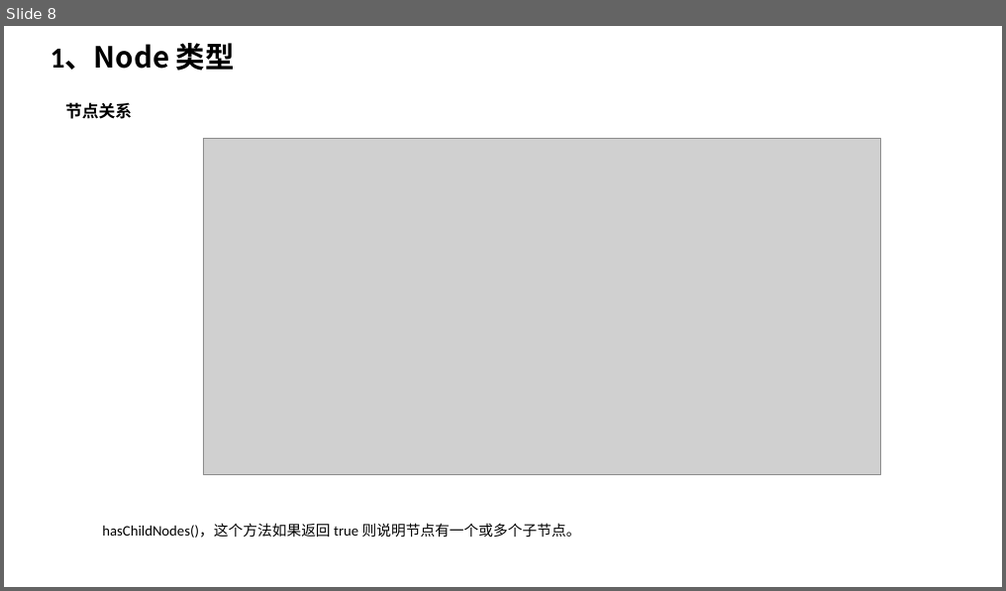
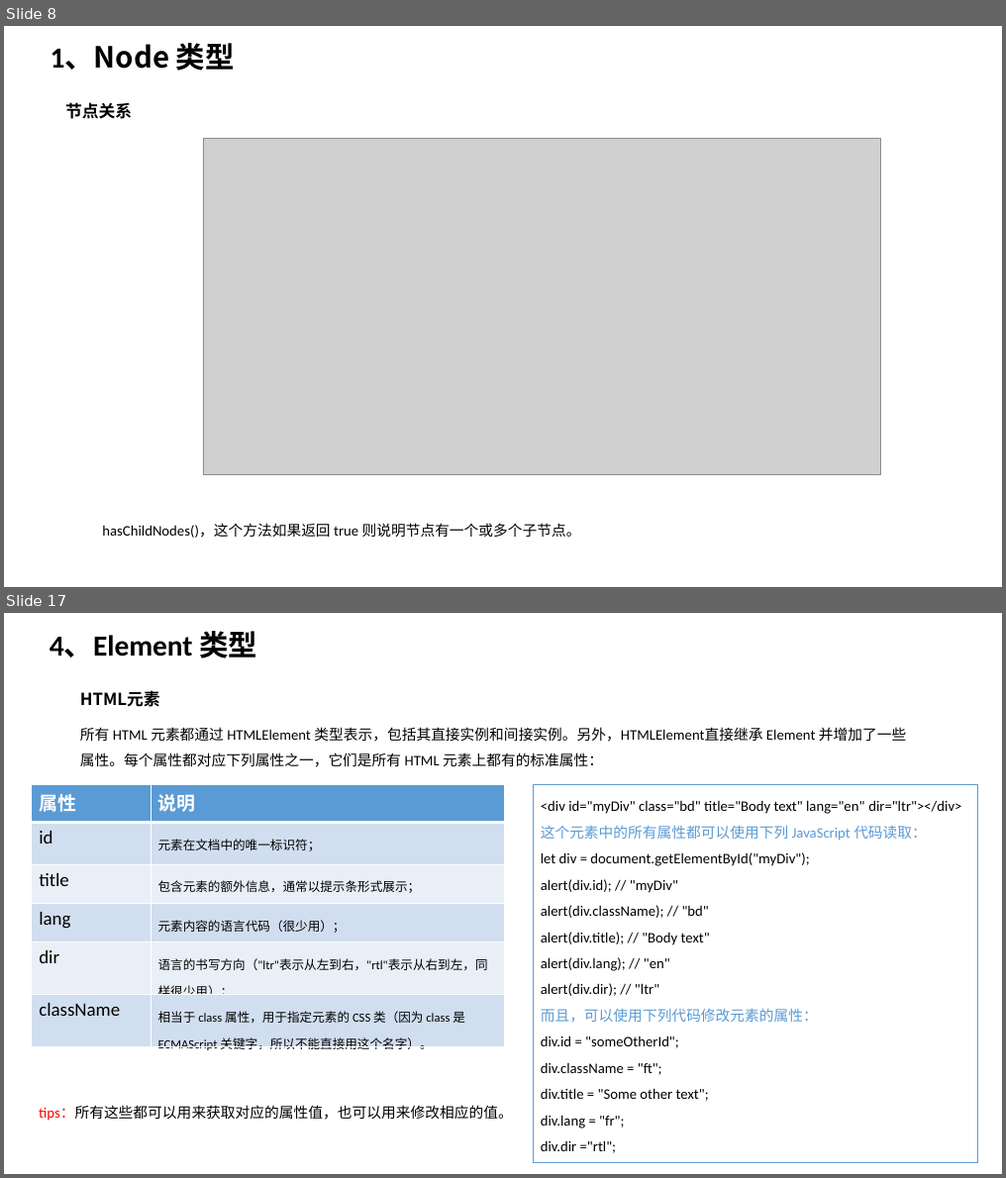
Before and after one commit to TshSophie/OnlineNotes, a slide deck: 读书笔记/JavaScript高级程序设计第四版 ppt版本/第十四章 DOM.pptx. Shown one above the other, each under a label of ours: slide 8 before the commit, slides 8 and 17 after it; the slides between them are not shown. The pictures are 1006x591 and 1006x1178 pixels, drawn with LibreOffice and Linux fonts; fonts in the diff are those of the drawing; grey boxes stand for pictures. Boxes give left, top, right and bottom in pixels: in the first picture for what was removed or moved away, otherwise in the second. Text is boxed around its words. In the diff, an @@ line names an element or a change of style, - is before the commit and + after.

```diff
--- a/读书笔记/JavaScript高级程序设计第四版 ppt版本/第十四章 DOM.pptx
+++ b/读书笔记/JavaScript高级程序设计第四版 ppt版本/第十四章 DOM.pptx
@@ slide 17 added at [4, 613, 1002, 1174], background #FFFFFF @@
@@ text added at [50, 631, 257, 659], 28 pt, text #000000, bold @@
+4、Element 类型
@@ text added at [80, 690, 160, 707], 16 pt, text #000000, bold @@
+HTML元素
@@ text added at [80, 727, 906, 767], 14 pt, text #000000 @@
+所有 HTML 元素都通过 HTMLElement 类型表示，包括其直接实例和间接实例。另外，HTMLElement直接继承 Element 并增加了一些属性。每个属性都对应下列属性之一，它们是所有 HTML 元素上都有的标准属性：
@@ table added at [32, 785, 505, 1057], 6 rows, 2 columns @@
+属性 | 说明
+id | 元素在文档中的唯一标识符；
+title | 包含元素的额外信息，通常以提示条形式展示；
+lang | 元素内容的语言代码（很少用）；
+dir | 语言的书写方向（"ltr"表示从左到右，"rtl"表示从右到左，同样很少用）；
+className | 相当于 class 属性，用于指定元素的 CSS 类（因为 class 是 ECMAScript 关键字，所以不能直接用这个名字）。
@@ rectangle added at [534, 785, 979, 1163], fill #FFFFFF, outline #5B9BD5 1 pt, 14 pt, text #000000 @@
+<div id="myDiv" class="bd" title="Body text" lang="en" dir="ltr"></div>
+这个元素中的所有属性都可以使用下列 JavaScript 代码读取：
+let div = document.getElementById("myDiv");
+alert(div.id); // "myDiv"
+alert(div.className); // "bd"
+alert(div.title); // "Body text"
+alert(div.lang); // "en"
+alert(div.dir); // "ltr"
+而且，可以使用下列代码修改元素的属性：
+div.id = "someOtherId";
+div.className = "ft";
+div.title = "Some other text";
+div.lang = "fr";
+div.dir ="rtl";
@@ text added at [39, 1105, 513, 1121], 14 pt, text #000000 @@
+tips：所有这些都可以用来获取对应的属性值，也可以用来修改相应的值。
```
Also in this commit, not shown: 6 slides changed, 7 other slides added, 4 other files.
